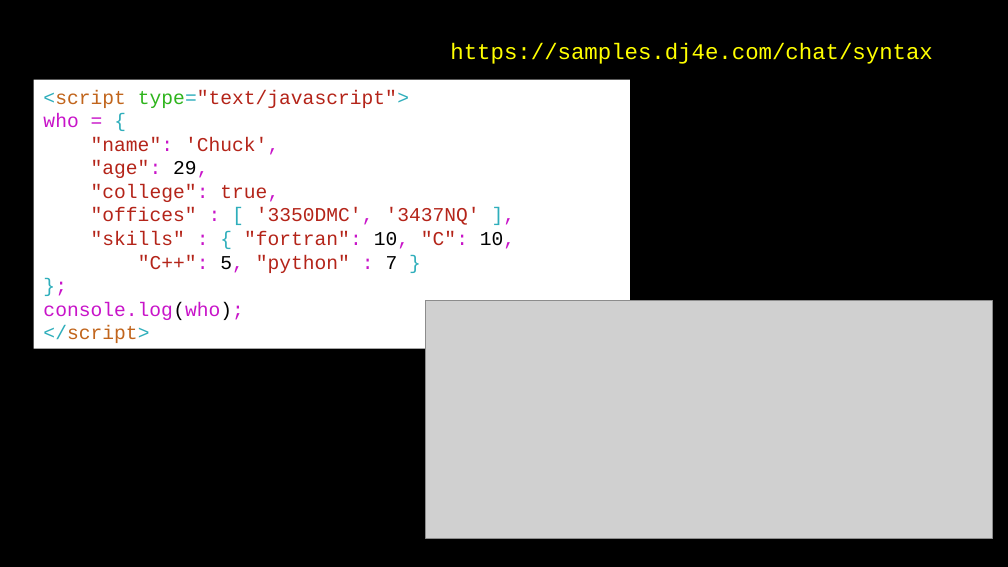
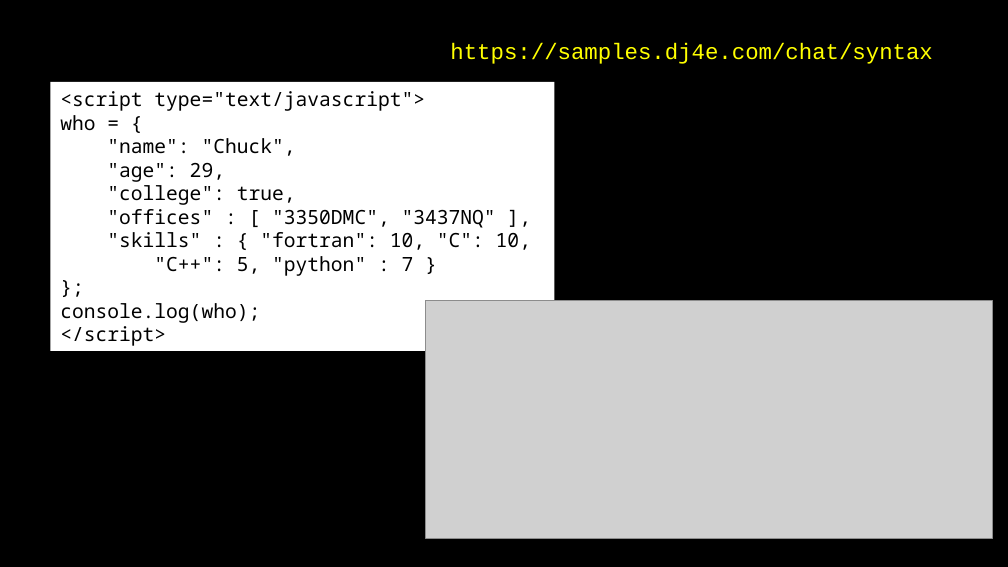
Before and after one commit to csev/dj4e, a slide deck: slide 10 of lectures/JS-04-JSON.ppt (slide 12 before the commit). Drawn at 1008x567 pixels with LibreOffice and Linux fonts; fonts in the diff are those of the drawing; grey boxes stand for pictures. Boxes give left, top, right and bottom in pixels: in the first picture for what was removed or moved away, otherwise in the second. Text is boxed around its words. In the diff, an @@ line names an element or a change of style, - is before the commit and + after.

```diff
--- a/lectures/JS-04-JSON.ppt
+++ b/lectures/JS-04-JSON.ppt
@@ rectangle "<script type="text/javascript">": place and size @@
-rectangle "<script type="text/javascript">" at <box>33,80,630,349</box>
+rectangle "<script type="text/javascript">" at <box>50,82,554,351</box>
@@ text in rectangle at <box>60,91,531,346</box>: font Courier New to Noto Sans Mono in "<script type="text/javascript">", "who = {", ""age": 29,", ""college": true," and 5 more places; text colour #2EAEBB to #000000 in "<script type="text/javascript">", "{", "{", "}" and 2 more places; text colour #C1651C to #000000 in "<script", "</script>"; text colour #2FB41D to #000000 in "type="text/javascript">"; text colour #B42419 to #000000 in "type="text/javascript">", ""age":", ""college": true,", ""skills" "fortran": "C":" and 1 more places; text colour #C814C9 to #000000 in "who =", ""age": 29,", ""college": true,", ": "fortran": 10, "C": 10," and 3 more places @@
@@ text in rectangle at <box>107,138,296,156</box>: text changed; font Courier New to Noto Sans Mono; text colour #B42419 to #000000 @@
-"name": 'Chuck',
+"name": "Chuck",
@@ text in rectangle at <box>107,209,496,228</box>: text changed; font Courier New to Noto Sans Mono; text colour #B42419 to #000000 @@
-"offices" : [ '3350DMC', '3437NQ' ],
+"offices" : [ "3350DMC", "3437NQ" ],
```
Also in this commit, not shown: 2 other slides changed, 1 slide added, 1 slide removed, 6 other files.
